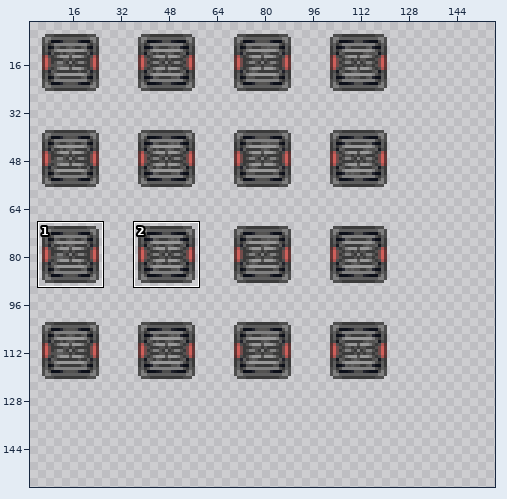
Two states of a sprite sheet, Resources/Textures/Structures/Piping/Atmospherics/vent.rsi/vent_in.png. Above, an overview of the earlier version with the close-up marked.
Close-up. Old version:
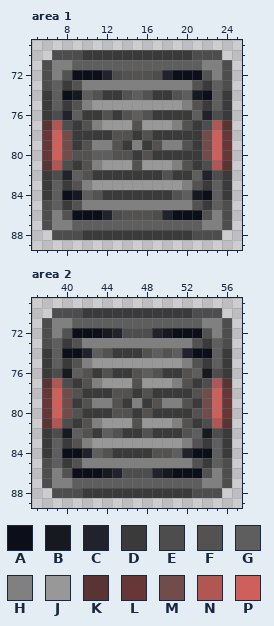
The file is 128x128 pixels. Colours within 5 levels of each other are drawn and written as one. Shown: area 1: x 5..25, y 69..89; area 2: x 37..57, y 69..89. The old version is drawn lined up with the new one, on the new canvas. The wide view leaves out empty margins. The commit also changed other parts of the picture, which this record leaves out.
Palette (. is transparent): A #0c0f19  B #171920  C #21222c  D #3a3a3a  E #4d4d4d  F #535251  G #5e5e5e  H #808080  J #989898  K #593433  L #663736  M #724c4b  N #b05653  P #cf5f5a
Pixels before, area 1, first column x 6:
70 .EEEDDDDDDDDDDDEEE.
71 EHHGGGGGGGGGGGGGHHE
72 EHFAAACEFFFECAAAFHE
73 EGDFHHHHHHHHHHHFDGE
74 DGABGFDDFGFDDFGBAGD
75 DGDFHJJJJJJJJJHFDGD
76 DECGDDFDFGFDDDDGCED
77 KNEDFHJJJFJJJHFDENK
78 LPMDDDDFFDFDDDDDMPL
79 LPMDFHHFDHDFHHFDMPL
80 LPMFFGGFFDFDDDDDMPL
81 KNEDFHJJJFJJJHFDENK
82 DECGFDDDDDDDFDDGCED
83 DGDFHJJJJJJJJJHFDGD
84 DGABGFDDDDDDDFGBAGD
85 EGDFHHHHHHHHHHHFDGE
86 EHFAAACEFFFECAAAFHE
87 EHHGGGGGGGGGGGGGHHE
88 .EEEDDDDDDDDDDDEEE.
Pixels before, area 2, first column x 38:
70 .EEEDDDDDDDDDDDEEE.
71 EHHGGGGGGGGGGGGGHHE
72 EHFAAABCEEECBAAAFHE
73 EGDFHHHHHHHHHHHFDGE
74 DGAACGFDDDFGFGCAAGD
75 DGDFHJJJJJJJJJHFDGD
76 DEBGFDFDDFGFDDFGBED
77 KNEDFHJJJFJJJHFDENK
78 LPMFDDDFFDFDDDDFMPL
79 LPMDFHHFDHDFHHFDMPL
80 LPMFDDDFFDFDDDDFMPL
81 KNEDFHJJJFJJJHFDENK
82 DEBGFDGFDDFDDDFGBED
83 DGDFHJJJJJJJJJHFDGD
84 DGAACGFDDDDFFGCAAGD
85 EGDFHHHHHHHHHHHFDGE
86 EHFAAABCEEECBAAAFHE
87 EHHGGGGGGGGGGGGGHHE
88 .EEEDDDDDDDDDDDEEE.
Once edited:
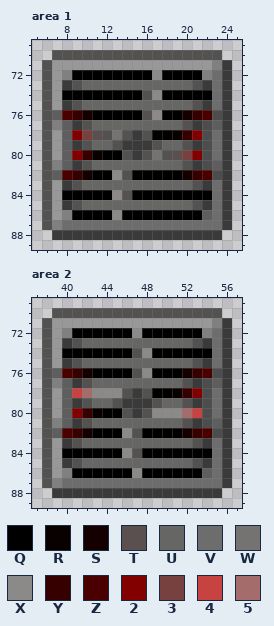
Colours new in this view: Q #000000  R #090000  S #150000  T #5a504f  U #666664  V #6d6d6d  W #757371  X #8c8a88  Y #370000  Z #4b0000  2 #820000  3 #774140  4 #c64342  5 #a46c6a
Edits made:
canvas 128x128 -> 160x160
Changed rows in their new state; - is an unchanged pixel.
Area 1:
first column x 6:
70 -FFFFFFFFFFFFFFFFF-
71 FJJJJJJJJJJJJJJJJ-D
72 FJHQQQQQQQQXQQQQHVD
73 FJ--UUUUUUUUUUU--VD
74 FJQQQQQQQQ-XQQQQQV-
75 FJ--UUUUUUUUUUU--V-
76 FGZYSQQQQQ-XQQSYZ--
77 FHG--UUUUUUUUU---GD
78 FJG23TFW---QQRY2EVD
79 FJG--UU--D--UU--EVD
80 FJG2YRQQ---WFT32EVD
81 FHG--UUUUUUUUU---GD
82 FGZYSQQXFQQQQQSYZ--
83 FJ--UUUUUUUUUUU--V-
84 FJQQQQQXFQQQQQQQQV-
85 FJ--UUUUUUUUUUU--VD
86 FJHQQQQXQQQQQQQQGVD
87 F-VVVVVVVVVVVVVVVVD
88 -DDD-----------DDD-
Area 2:
first column x 38:
70 -FFFFFFFFFFFFFFFFF-
71 FJJJJJJJJJJJJJJJJ-D
72 FJHQQQQQQXQQQQQQHVD
73 FJ--UUUUUUUUUUU--VD
74 FJQQQQQQQFXQQQQQQV-
75 FJ--UUUUUUUUUUU--V-
76 FGZYSQQQQ-XQQQSYZ--
77 FHG--UUUUUUUUU---GD
78 FJG45XXX---QQRY2EVD
79 FJG--UU--D--UU--EVD
80 FJG2YRQQ---XXX54EVD
81 FHG--UUUUUUUUU---GD
82 FGZYSQQQXFQQQQSYZ--
83 FJ--UUUUUUUUUUU--V-
84 FJQQQQQQXFQQQQQQQV-
85 FJ--UUUUUUUUUUU--VD
86 FJHQQQQQQXQQQQQQGVD
87 F-VVVVVVVVVVVVVVVVD
88 -DDD-----------DDD-
